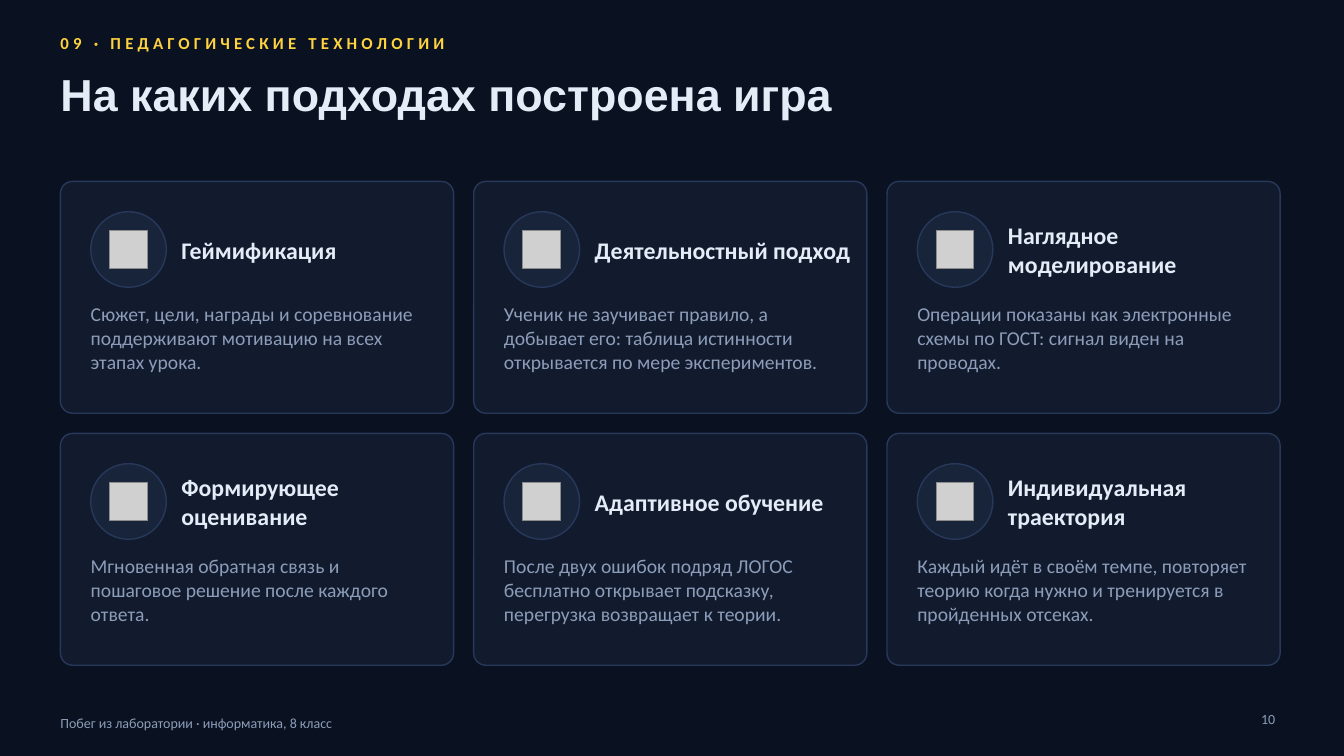
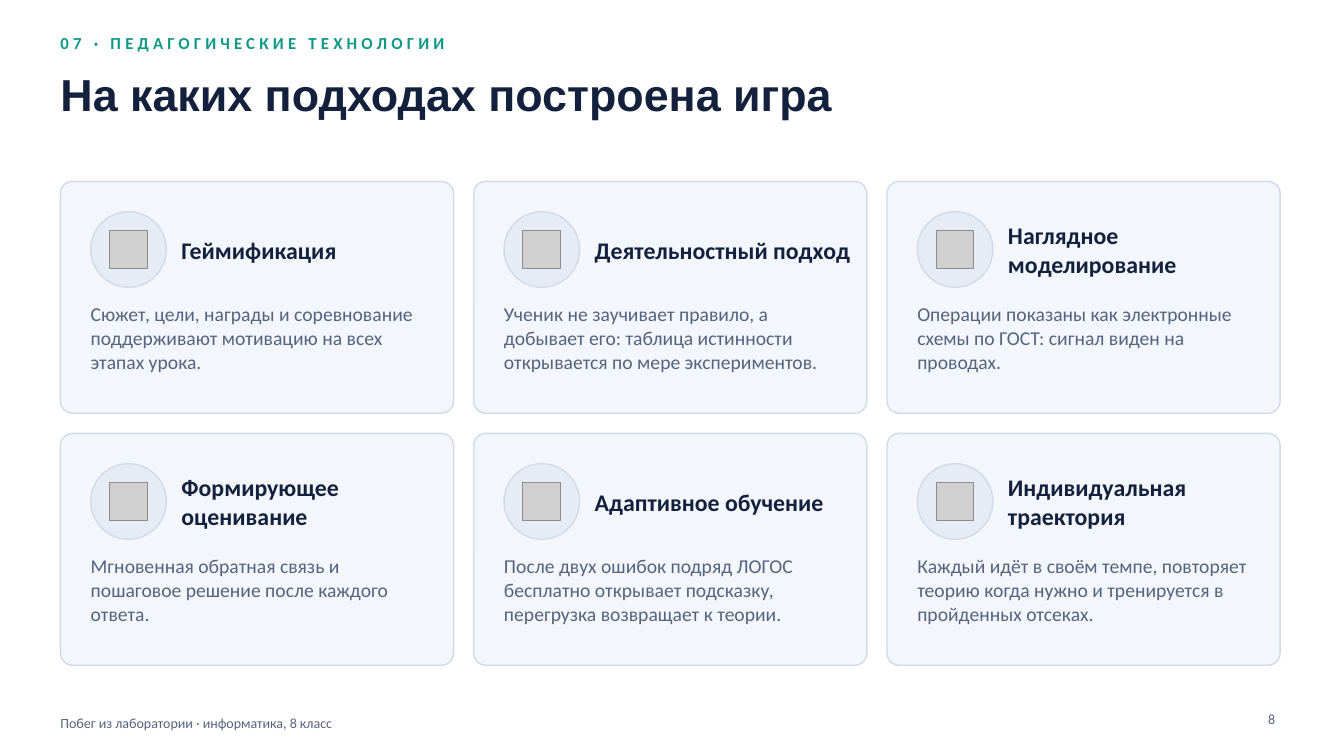
Before and after one commit to galiyabanum/logical, a slide deck: slide 8 of docs/Побег_из_лаборатории_презентация.pptx (slide 10 before the commit). Drawn at 1344x756 pixels with LibreOffice and Linux fonts; fonts in the diff are those of the drawing; grey boxes stand for pictures. Boxes give left, top, right and bottom in pixels: in the first picture for what was removed or moved away, otherwise in the second. Text is boxed around its words. In the diff, an @@ line names an element or a change of style, - is before the commit and + after.

```diff
--- a/docs/Побег_из_лаборатории_презентация.pptx
+++ b/docs/Побег_из_лаборатории_презентация.pptx
@@ background #0A1120 to #FFFFFF @@
@@ text at (60,38,444,52): text changed; text colour #FFD23F to #0E9984 @@
-09 · ПЕДАГОГИЧЕСКИЕ ТЕХНОЛОГИИ
+07 · ПЕДАГОГИЧЕСКИЕ ТЕХНОЛОГИИ
@@ fill #111B2D to #F3F6FB; outline #28385A 1 pt to #D2DAE8 1 pt in 6 elements at (60,181,454,413), (474,181,867,413), (887,181,1280,413), (60,434,454,665), (474,434,867,665), (887,434,1280,665) @@
@@ fill #18243A to #E6ECF6; outline #28385A 1 pt to #D2DAE8 1 pt in 6 elements at (91,212,166,287), (504,212,580,287), (918,212,993,287), (91,464,166,539), (504,464,580,539), (918,464,993,539) @@
@@ text colour #E4ECF7 to #14213D in 7 elements at (60,80,831,120), (181,242,336,263), (595,242,850,263), (1008,228,1176,277), (181,480,338,529), (595,494,823,515), (1008,480,1186,529) @@
@@ text colour #8D9DB9 to #56637F in 7 elements at (91,308,413,372), (504,308,817,372), (917,308,1231,372), (91,560,388,621), (504,559,793,624), (917,560,1247,624), (60,718,332,730) @@
@@ page number at (1268,714,1275,724): text changed; text colour #8D9DB9 to #56637F @@
-10
+8
```
Also in this commit, not shown: 11 other slides changed, 5 slides removed, 1 other file.
